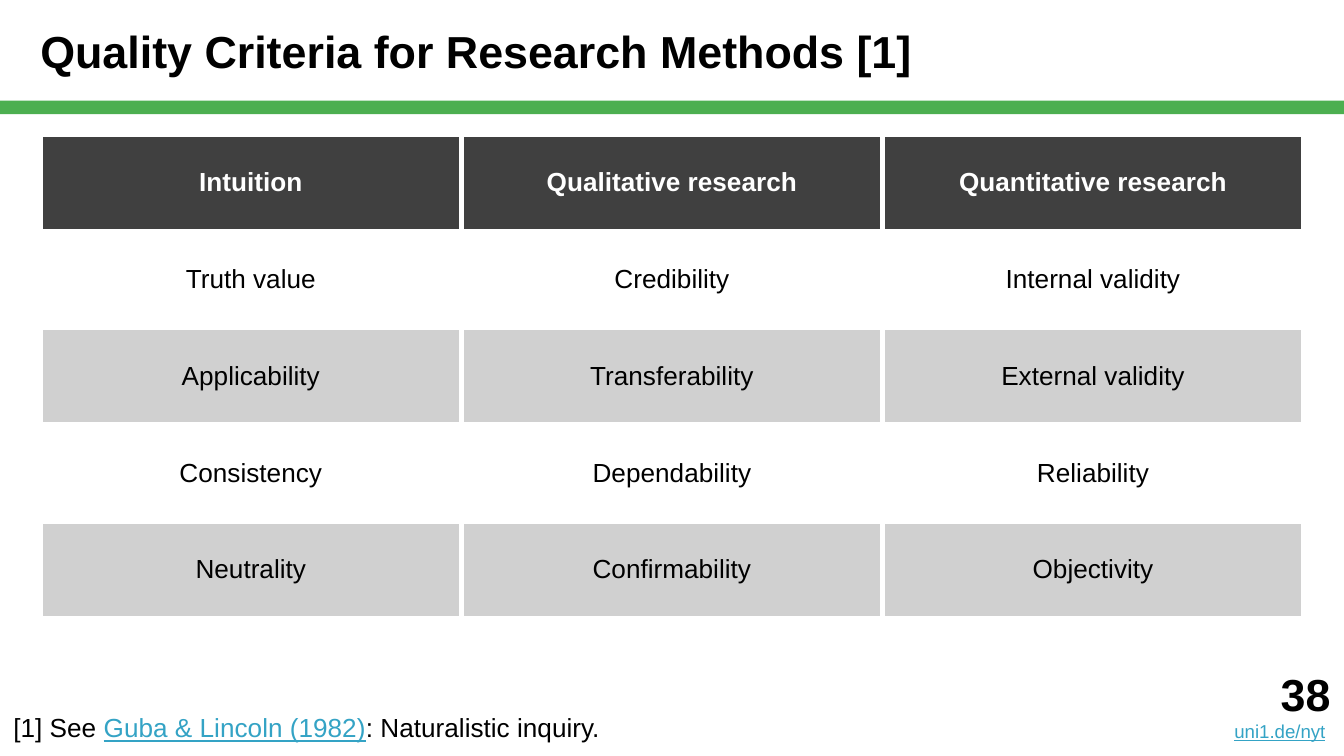
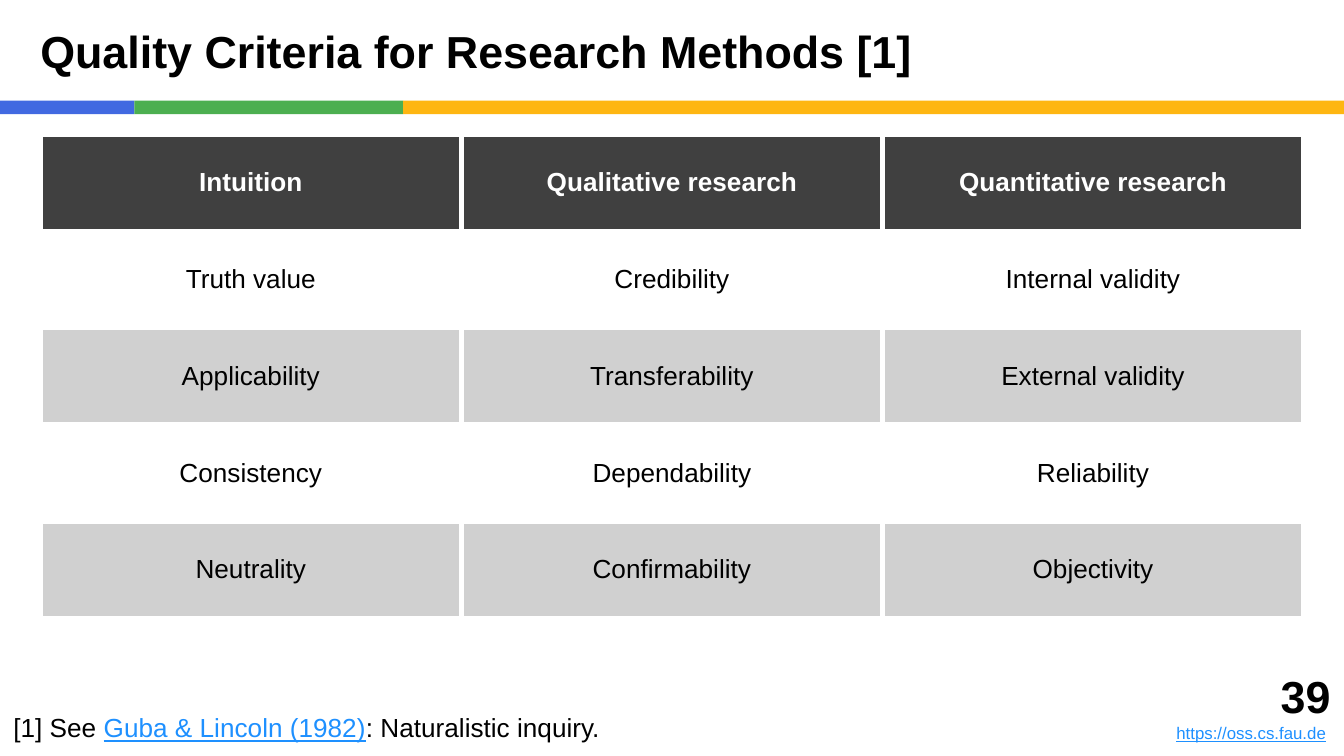
Before and after one commit to dirkriehle/nyt-course, a slide deck: slide 39 of Lecture slides/NYT B02 - Scientific Research.pptx (slide 38 before the commit). Drawn at 1344x756 pixels with LibreOffice and Linux fonts; fonts in the diff are those of the drawing. Boxes give left, top, right and bottom in pixels: in the first picture for what was removed or moved away, otherwise in the second. Text is boxed around its words. In the diff, an @@ line names an element or a change of style, - is before the commit and + after.

```diff
--- a/Lecture slides/NYT B02 - Scientific Research.pptx
+++ b/Lecture slides/NYT B02 - Scientific Research.pptx
@@ rectangle added at (0, 101, 134, 114), fill #4169E1 @@
@@ rectangle added at (134, 101, 403, 114), fill #4CAF50 @@
@@ rectangle: place and size @@
-rectangle at (0, 101, 1344, 114)
+rectangle at (403, 101, 1344, 114)
@@ rectangle at (403, 101, 1344, 114): fill #4CAF50 to #FEB612 @@
@@ text "[1] See Guba & Lincoln ..." at (13, 718, 599, 743): text colour #34A3C5 to #1E90FF in "Guba & Lincoln (1982):" @@
@@ text added at (1176, 681, 1331, 743), 9 pt, text #1E90FF, underline @@
+39
+https://oss.cs.fau.de
@@ text removed at (1234, 679, 1331, 742) @@
-38
-uni1.de/nyt
```
Also in this commit, not shown: 44 other slides changed, 1 slide added, 1 other file.
